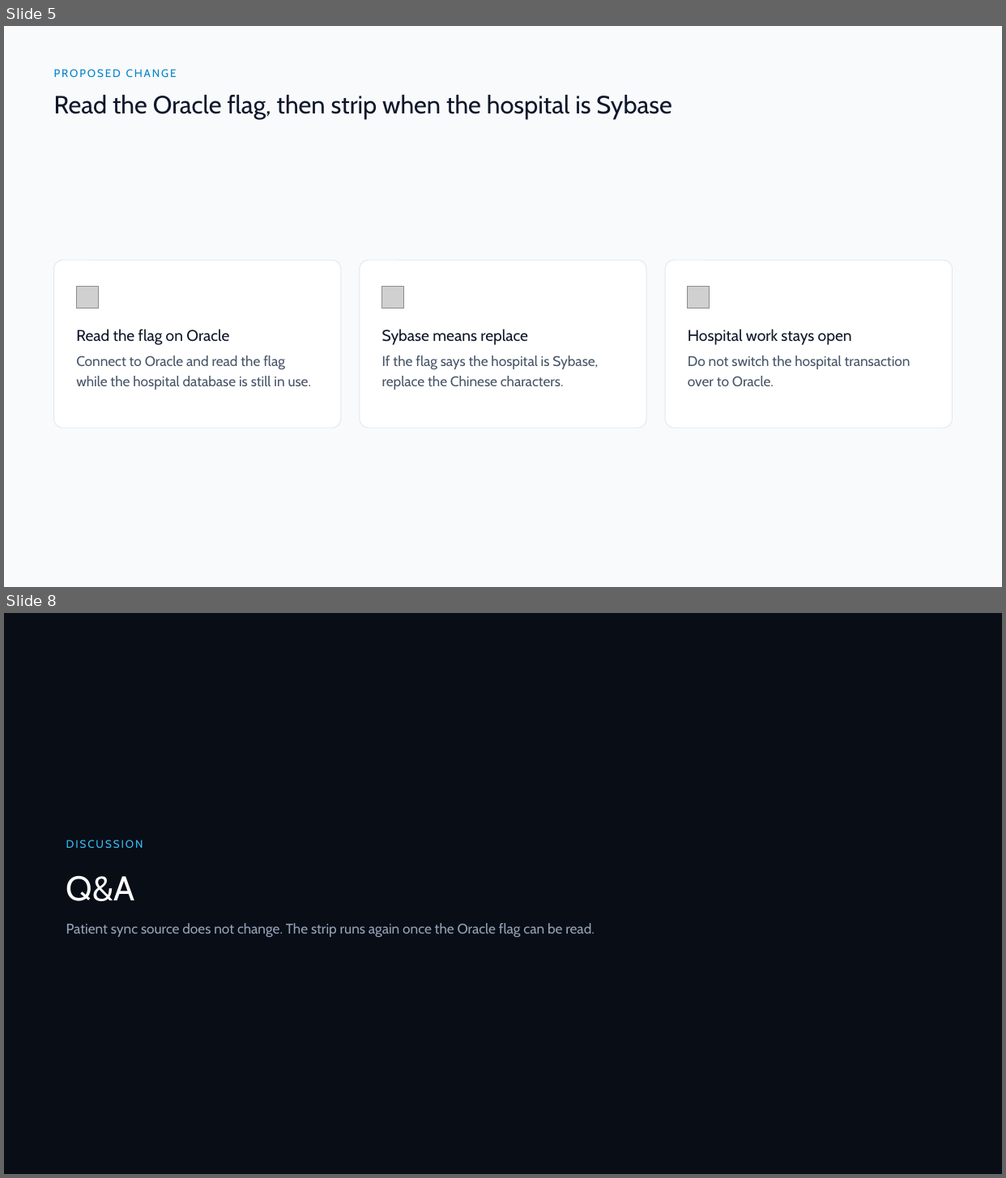
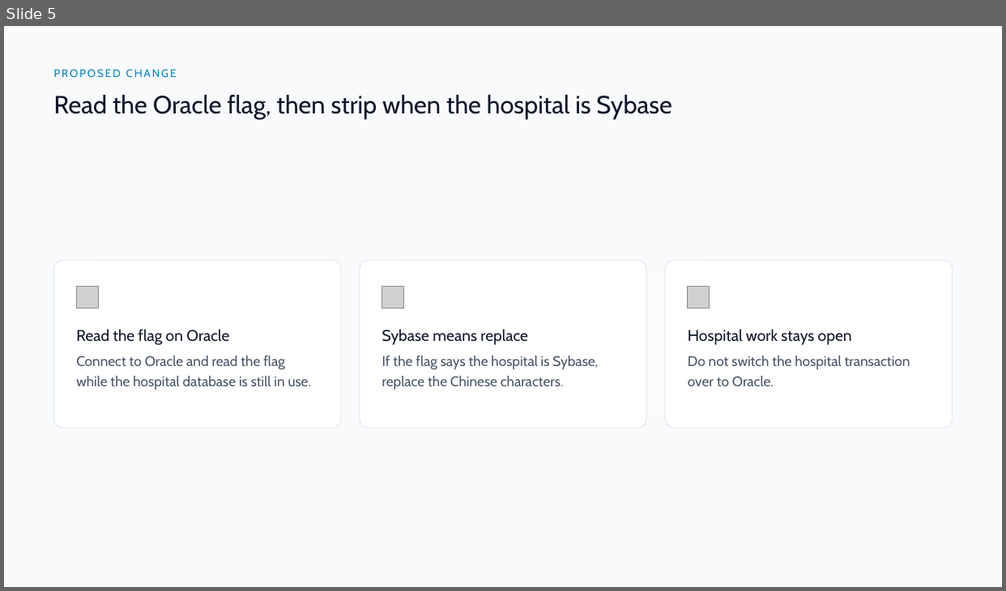
Before and after one commit to DragonChong/HA-Notes, a slide deck: SDLC/Projects/TMP-oracle-route-lookup — Oracle route lookup/assets/Oracle route lookup.pptx. Shown one above the other, each under a label of ours: slides 5 and 8 before the commit, slide 5 after it; the slides between them are not shown. The pictures are 1006x1178 and 1006x591 pixels, drawn with LibreOffice and Linux fonts; fonts in the diff are those of the drawing; grey boxes stand for pictures. Boxes give left, top, right and bottom in pixels: in the first picture for what was removed or moved away, otherwise in the second. Text is boxed around its words. In the diff, an @@ line names an element or a change of style, - is before the commit and + after.

```diff
--- a/SDLC/Projects/TMP-oracle-route-lookup — Oracle route lookup/assets/Oracle route lookup.pptx
+++ b/SDLC/Projects/TMP-oracle-route-lookup — Oracle route lookup/assets/Oracle route lookup.pptx
@@ slide 8 removed at bbox=[4, 613, 1002, 1174], background #090D16 @@
@@ text removed at bbox=[66, 840, 143, 848] @@
-DISCUSSION
@@ text removed at bbox=[66, 875, 134, 901] @@
-Q&A
@@ text removed at bbox=[66, 923, 594, 937] @@
-Patient sync source does not change. The strip runs again once the Oracle flag can be read.
```
Also in this commit, not shown: 1 slide changed, 1 slide added, 2 other slides removed, 5 other files.
